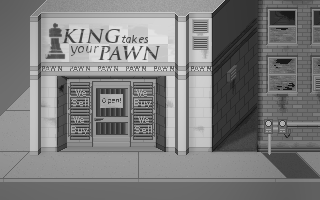
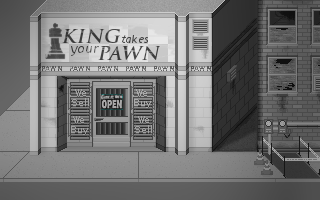
The second 320 x 200 image is a revision of the first. Changes to its layers:
"Layer": opacity 39% → 61%, painted on it over bbox(0, 0, 320, 200)
renamed "Door" to "Door Closed", painted on it over bbox(93, 82, 130, 147)
painted on "Pasted Layer" over bbox(0, 0, 320, 182)
